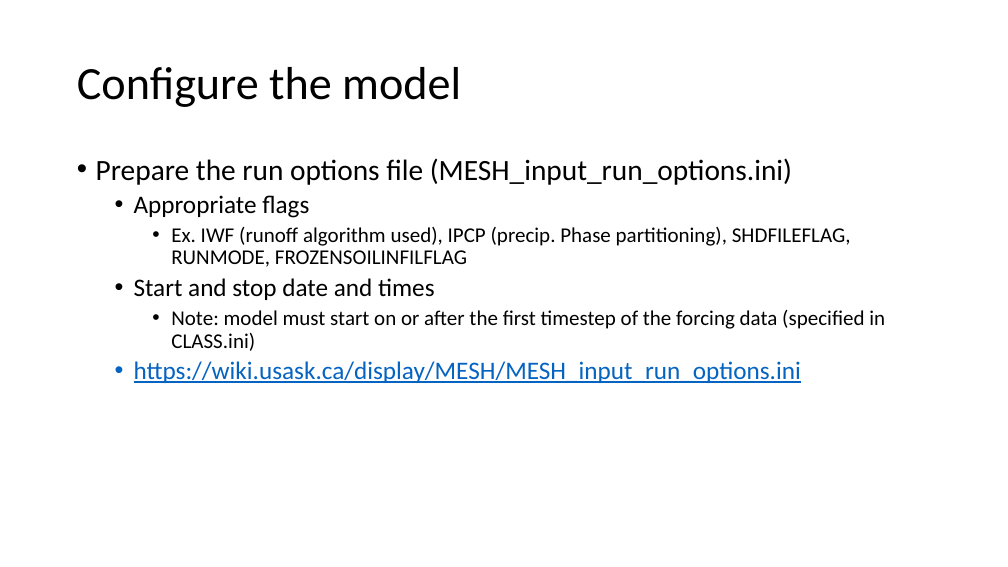
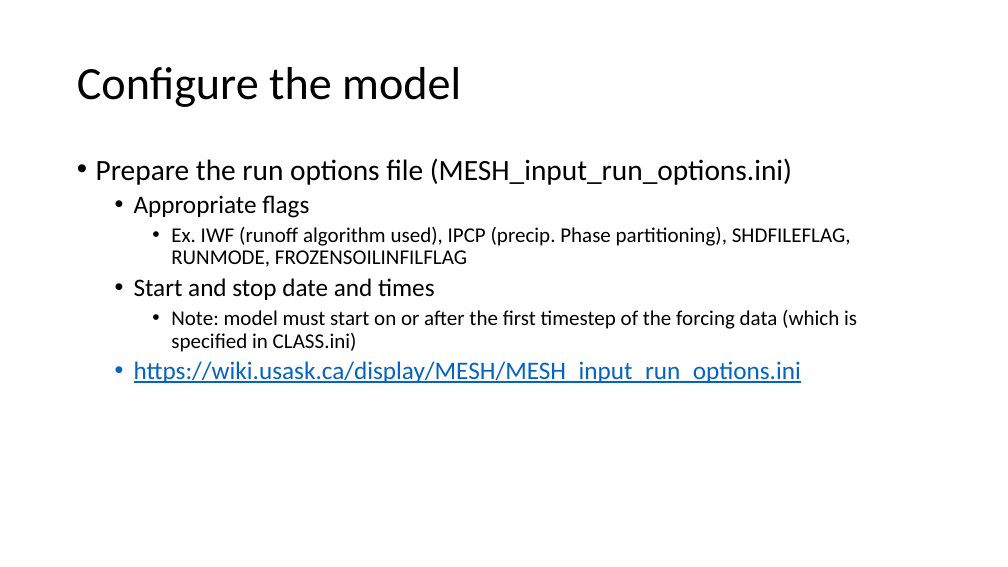
Before and after one commit to MESH-Model/MESH_Whitegull, a slide deck: slide 6 of Presentations/White Gull Creek MESH Point Scale Configuration.pptx. Drawn at 1008x567 pixels with LibreOffice and Linux fonts; fonts in the diff are those of the drawing. Boxes give left, top, right and bottom in pixels: in the first picture for what was removed or moved away, otherwise in the second. Text is boxed around its words. In the diff, an @@ line names an element or a change of style, - is before the commit and + after.

```diff
--- a/Presentations/White Gull Creek MESH Point Scale Configuration.pptx
+++ b/Presentations/White Gull Creek MESH Point Scale Configuration.pptx
@@ text at [171,310,857,352]: text changed @@
-    • Note: model must start on or after the first timestep of the forcing data (specified in CLASS.ini)
+    • Note: model must start on or after the first timestep of the forcing data (which is specified in CLASS.ini)
```
Also in this commit, not shown: 4 other slides changed, 1 slide added, 1 other file.
